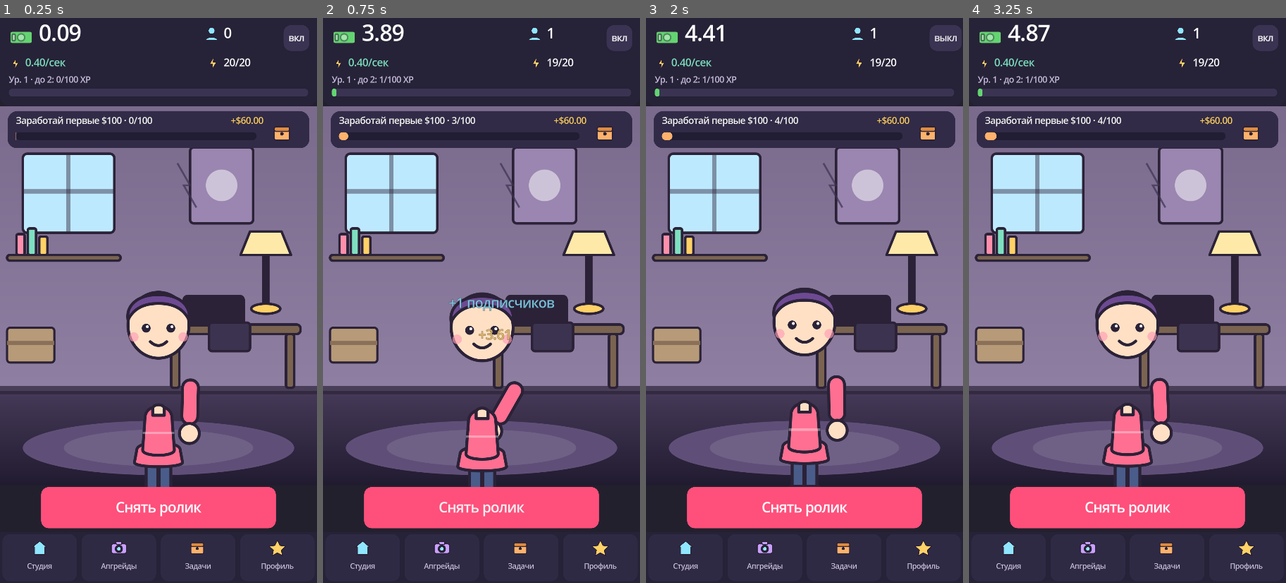
Above: before the commit, frames 1-4 (left to right).
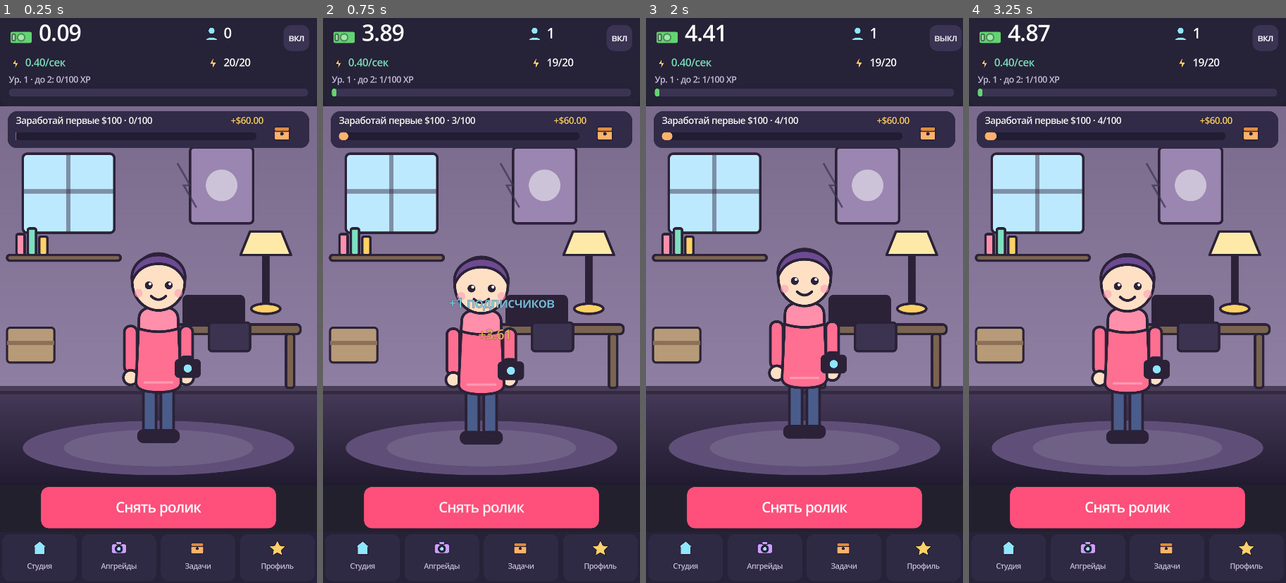
Above: after the commit, the same moments.

Repository: mcvadi777-code/clipstar
Game: Godot game, scene res://scenes/main.tscn
The game is run twice, just before and just after one commit, with the same random seed, the same clock (stepped at 60 frames per second) and the same inputs.
Inputs:
- Up to frame 1 (0.25 s): no input
- Up to frame 2 (0.75 s): click "Снять ролик" at 0.5 s
- Up to frame 3 (2 s): click "вкл" at 1.25 s
- Up to frame 4 (3.25 s): click "выкл" at 2 s; click "Студия" at 2.75 s

The runs differ from the first frame. In frame 1, 6.7% of the frame differs, in the area x 38-64%, y 41-83%; in frame 2, 6.4%; in frame 3, 6.8%, in the area x 38-64%, y 40-83%; in frame 4, 6.7%.

Commit message:
2d: scripts/world/studio_view.gd

Diff:
--- a/scripts/world/studio_view.gd
+++ b/scripts/world/studio_view.gd
@@ -5,15 +5,14 @@
 signal tapped(pos: Vector2)
 
 const ART: String = "res://assets/art/"
+const CHAR_W: float = 300.0
+const CHAR_H: float = 733.0
 
 var bg: TextureRect
 var char_root: Control
-var body: TextureRect
-var head: TextureRect
-var arm: TextureRect
+var character: TextureRect
 var stage: int = 0
 var _time: float = 0.0
-var _base_y: float = 0.0
 var _tap_scale: float = 1.0
 
 
@@ -32,33 +31,17 @@
 
 	char_root = Control.new()
 	char_root.mouse_filter = Control.MOUSE_FILTER_IGNORE
-	char_root.size = Vector2(300.0, 780.0)
+	char_root.size = Vector2(CHAR_W, CHAR_H)
 	add_child(char_root)
 
-	arm = TextureRect.new()
-	arm.texture = load(ART + "char_arm.svg")
-	arm.expand_mode = TextureRect.EXPAND_IGNORE_SIZE
-	arm.size = Vector2(90.0, 240.0)
-	arm.pivot_offset = Vector2(45.0, 40.0)
-	arm.mouse_filter = Control.MOUSE_FILTER_IGNORE
-	arm.position = Vector2(214.0, 322.0)
-	char_root.add_child(arm)
-
-	body = TextureRect.new()
-	body.texture = load(ART + "char_body.svg")
-	body.expand_mode = TextureRect.EXPAND_IGNORE_SIZE
-	body.size = Vector2(300.0, 460.0)
-	body.position = Vector2(0.0, 316.0)
-	body.mouse_filter = Control.MOUSE_FILTER_IGNORE
-	char_root.add_child(body)
-
-	head = TextureRect.new()
-	head.texture = load(ART + "char_head.svg")
-	head.expand_mode = TextureRect.EXPAND_IGNORE_SIZE
-	head.size = Vector2(320.0, 320.0)
-	head.position = Vector2(-10.0, 0.0)
-	head.mouse_filter = Control.MOUSE_FILTER_IGNORE
-	char_root.add_child(head)
+	character = TextureRect.new()
+	character.texture = load(ART + "char.svg")
+	character.expand_mode = TextureRect.EXPAND_IGNORE_SIZE
+	character.stretch_mode = TextureRect.STRETCH_KEEP_ASPECT_CENTERED
+	character.size = Vector2(CHAR_W, CHAR_H)
+	character.pivot_offset = Vector2(CHAR_W * 0.5, CHAR_H)
+	character.mouse_filter = Control.MOUSE_FILTER_IGNORE
+	char_root.add_child(character)
 
 
 func set_stage(value: int) -> void:
@@ -71,25 +54,14 @@
 	_time += delta
 	if char_root == null:
 		return
-	var target: Vector2 = _layout_char()
-	_base_y = target.y
-	char_root.position = Vector2(target.x, _base_y + sin(_time * 2.0) * 9.0)
-	_tap_scale = lerpf(_tap_scale, 1.0, minf(delta * 8.0, 1.0))
-	char_root.scale = Vector2.ONE * _tap_scale
-	arm.rotation = sin(_time * 1.7) * 0.06
-
-
-func _layout_char() -> Vector2:
-	var w: float = size.x
-	var h: float = size.y
-	return Vector2(w * 0.5 - 150.0, h - 700.0)
+	var bob: float = sin(_time * 2.2) * 10.0
+	char_root.position = Vector2(size.x * 0.5 - CHAR_W * 0.5, size.y - CHAR_H - 90.0 + bob)
+	_tap_scale = lerpf(_tap_scale, 1.0, minf(delta * 9.0, 1.0))
+	character.scale = Vector2(_tap_scale, 2.0 - _tap_scale)
 
 
 func play_tap() -> void:
-	_tap_scale = 1.07
-	var tw: Tween = create_tween()
-	tw.tween_property(arm, "rotation", 0.9, 0.09)
-	tw.tween_property(arm, "rotation", 0.0, 0.22)
+	_tap_scale = 1.06
 
 
 func _gui_input(event: InputEvent) -> void:
